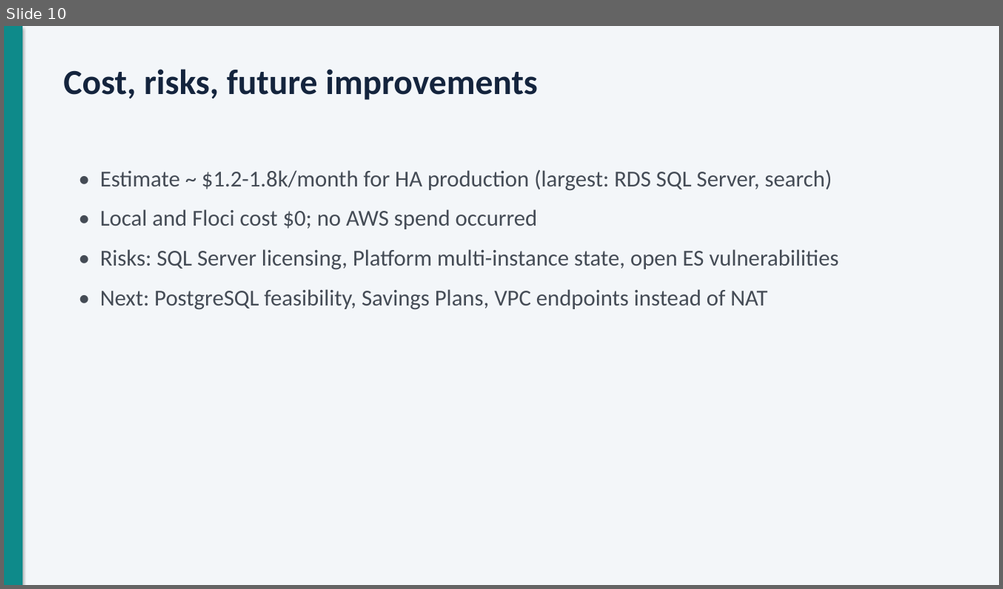
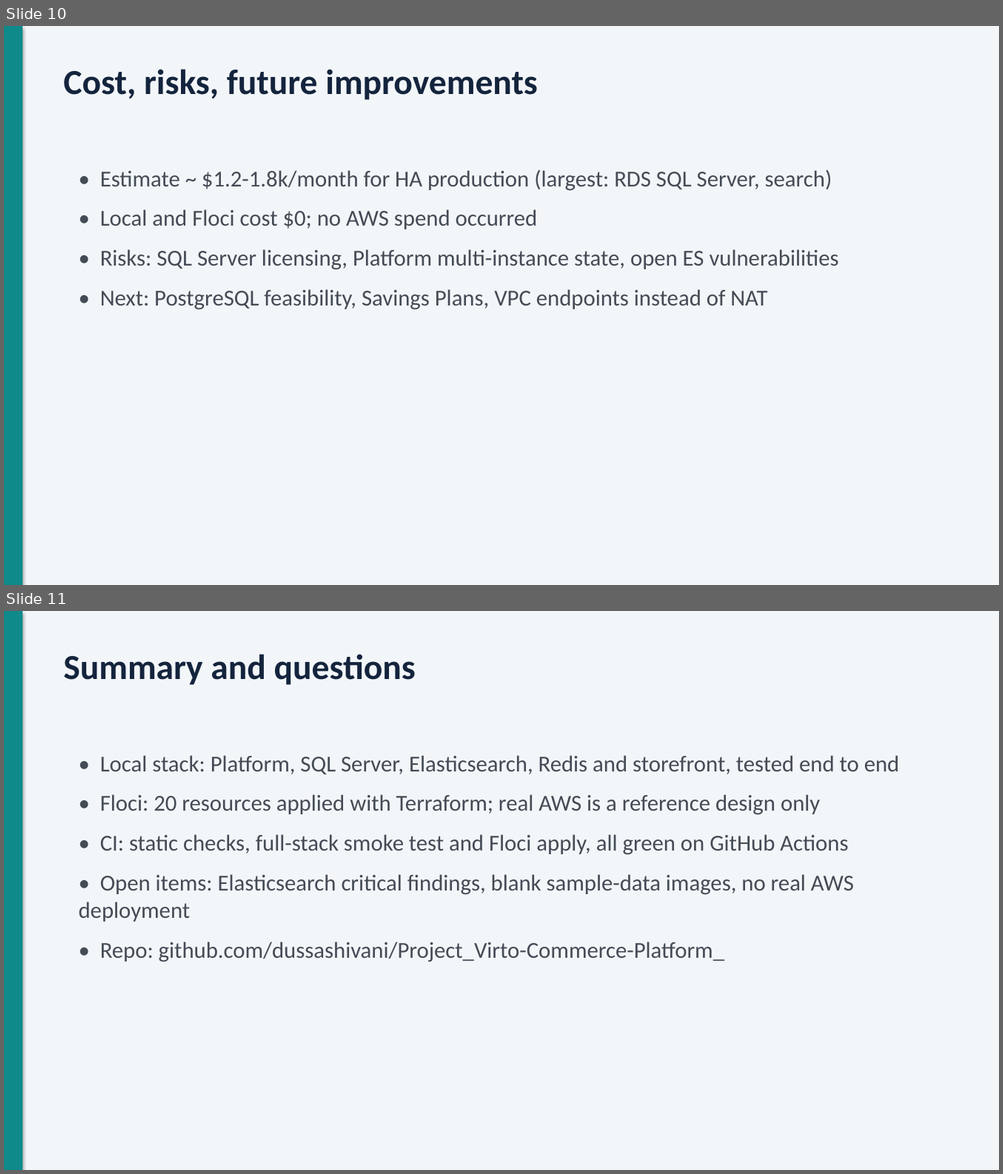
Before and after one commit to dussashivani/Project_Virto-Commerce-Platform_, a slide deck: docs/presentation/Virto-AWS-DevOps-presentation.pptx. Shown one above the other, each under a label of ours: slide 10 before the commit, slides 10 and 11 after it. The pictures are 1003x589 and 1003x1174 pixels, drawn with LibreOffice and Linux fonts; fonts in the diff are those of the drawing. Boxes give left, top, right and bottom in pixels: in the first picture for what was removed or moved away, otherwise in the second. Text is boxed around its words. In the diff, an @@ line names an element or a change of style, - is before the commit and + after.

```diff
--- a/docs/presentation/Virto-AWS-DevOps-presentation.pptx
+++ b/docs/presentation/Virto-AWS-DevOps-presentation.pptx
@@ slide 11 added at (4, 611, 999, 1170), background #F3F6F9 @@
@@ rectangle added at (4, 611, 22, 1170), fill #0E8A8A @@
@@ text added at (63, 654, 415, 685), 34 pt, text #14243D, bold @@
+Summary and questions
@@ text added at (79, 755, 899, 963), 22 pt, text #444B55 @@
+• Local stack: Platform, SQL Server, Elasticsearch, Redis and storefront, tested end to end
+• Floci: 20 resources applied with Terraform; real AWS is a reference design only
+• CI: static checks, full-stack smoke test and Floci apply, all green on GitHub Actions
+• Open items: Elasticsearch critical findings, blank sample-data images, no real AWS deployment
+• Repo: github.com/dussashivani/Project_Virto-Commerce-Platform_
```
Also in this commit, not shown: 1 slide changed, 1 slide removed.
